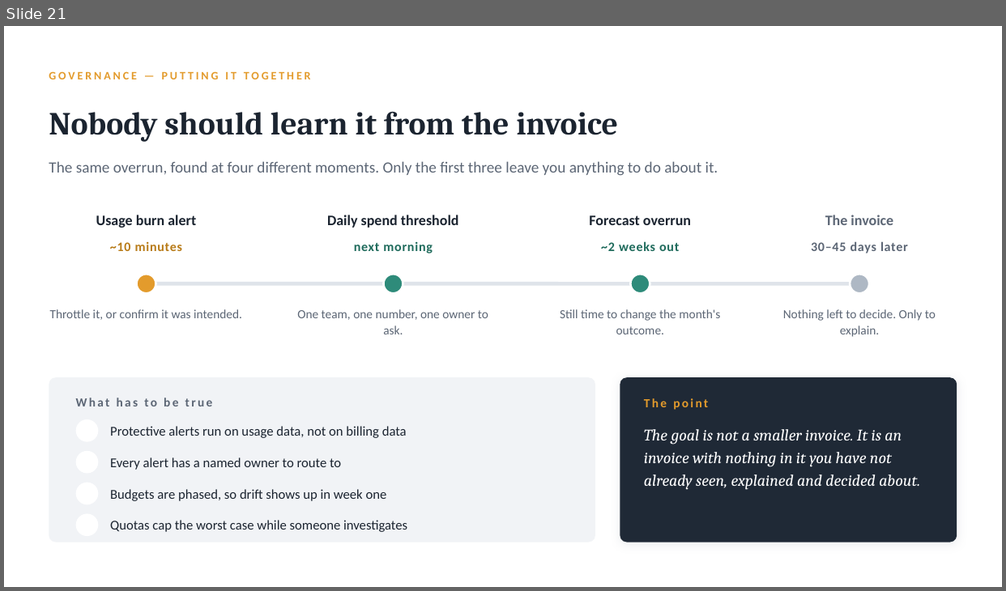
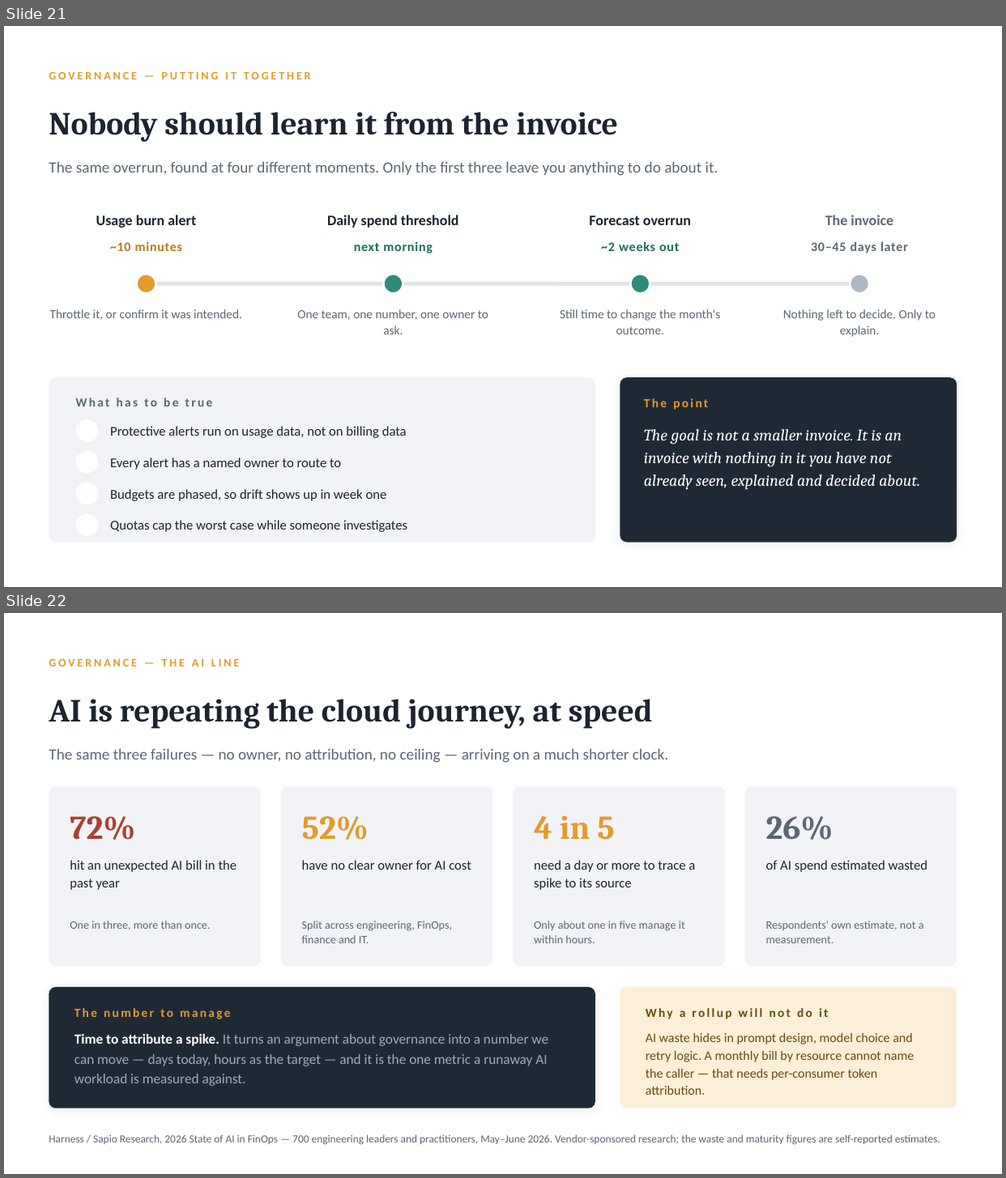
Before and after one commit to arielga5-code/Finops, a slide deck: presentations/finops-gaining-visibility.pptx. Shown one above the other, each under a label of ours: slide 21 before the commit, slides 21 and 22 after it. The pictures are 1006x591 and 1006x1178 pixels, drawn with LibreOffice and Linux fonts; fonts in the diff are those of the drawing; background and template pictures are left out. Boxes give left, top, right and bottom in pixels: in the first picture for what was removed or moved away, otherwise in the second. Text is boxed around its words. In the diff, an @@ line names an element or a change of style, - is before the commit and + after.

```diff
--- a/presentations/finops-gaining-visibility.pptx
+++ b/presentations/finops-gaining-visibility.pptx
@@ slide 22 added at (4, 613, 1002, 1174), background #FFFFFF @@
@@ text added at (49, 658, 239, 666), 11 pt, text #E39B2C, bold @@
+GOVERNANCE — THE AI LINE
@@ text added at (49, 699, 653, 729), 31 pt, text #1B2430, bold @@
+AI is repeating the cloud journey, at speed
@@ text added at (49, 748, 668, 763), 15 pt, text #5C6675 @@
+The same three failures — no owner, no attribution, no ceiling — arriving on a much shorter clock.
@@ rounded rectangle added at (49, 786, 261, 966), fill #F1F3F6 @@
@@ rounded rectangle added at (281, 786, 493, 966), fill #F1F3F6 @@
@@ rounded rectangle added at (513, 786, 725, 966), fill #F1F3F6 @@
@@ rounded rectangle added at (745, 786, 957, 966), fill #F1F3F6 @@
@@ text added at (70, 816, 135, 840), 32 pt, text #A6432F, bold @@
+72%
@@ text added at (302, 816, 368, 840), 32 pt, text #E39B2C, bold @@
+52%
@@ text added at (534, 815, 614, 840), 32 pt, text #E39B2C, bold @@
+4 in 5
@@ text added at (766, 816, 833, 840), 32 pt, text #5C6675, bold @@
+26%
@@ text added at (70, 860, 237, 890), 13 pt, text #1B2430 @@
+hit an unexpected AI bill in the past year
@@ text added at (302, 860, 471, 870), 13 pt, text #1B2430 @@
+have no clear owner for AI cost
@@ text added at (534, 860, 695, 890), 13 pt, text #1B2430 @@
+need a day or more to trace a spike to its source
@@ text added at (766, 860, 927, 872), 13 pt, text #1B2430 @@
+of AI spend estimated wasted
@@ text added at (70, 921, 210, 931), 11 pt, text #5C6675 @@
+One in three, more than once.
@@ text added at (302, 921, 452, 943), 11 pt, text #5C6675 @@
+Split across engineering, FinOps, finance and IT.
@@ text added at (534, 921, 685, 943), 11 pt, text #5C6675 @@
+Only about one in five manage it within hours.
@@ text added at (766, 921, 924, 943), 11 pt, text #5C6675 @@
+Respondents' own estimate, not a measurement.
@@ rounded rectangle added at (49, 987, 595, 1109), fill #1F2936 @@
@@ rounded rectangle added at (620, 987, 957, 1109), fill #FBEFD8 @@
@@ text added at (74, 1008, 230, 1020), 12 pt, text #E39B2C, bold @@
+The number to manage
@@ text added at (646, 1008, 828, 1020), 12 pt, text #6B4A0E, bold @@
+Why a rollup will not do it
@@ text added at (74, 1034, 548, 1086), 13.5 pt, text #9EABBA @@
+Time to attribute a spike. It turns an argument about governance into a number we can move — days today, hours as the target — and it is the one metric a runaway AI workload is measured against.
@@ text added at (646, 1033, 914, 1095), 12.5 pt, text #6B4A0E @@
+AI waste hides in prompt design, model choice and retry logic. A monthly bill by resource cannot name the caller — that needs per-consumer token attribution.
@@ text added at (49, 1135, 940, 1145), 10.5 pt, text #5C6675 @@
+Harness / Sapio Research, 2026 State of AI in FinOps — 700 engineering leaders and practitioners, May–June 2026. Vendor-sponsored research; the waste and maturity figures are self-reported estimates.
```
Also in this commit, not shown: 14 other files.
